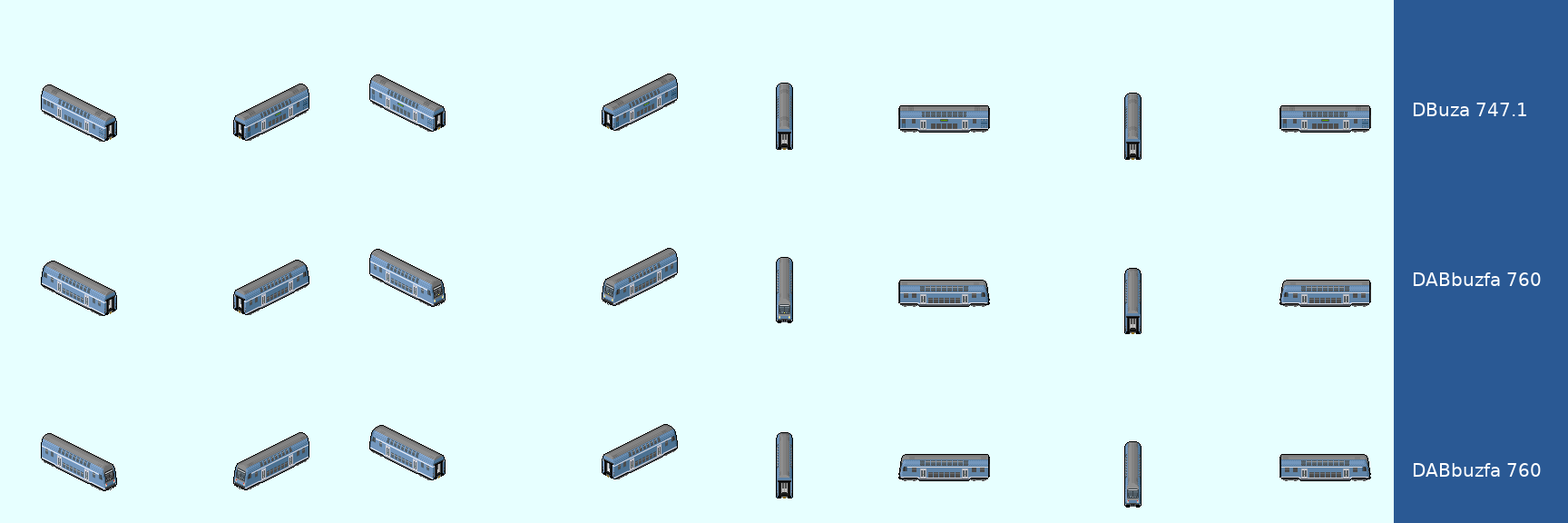
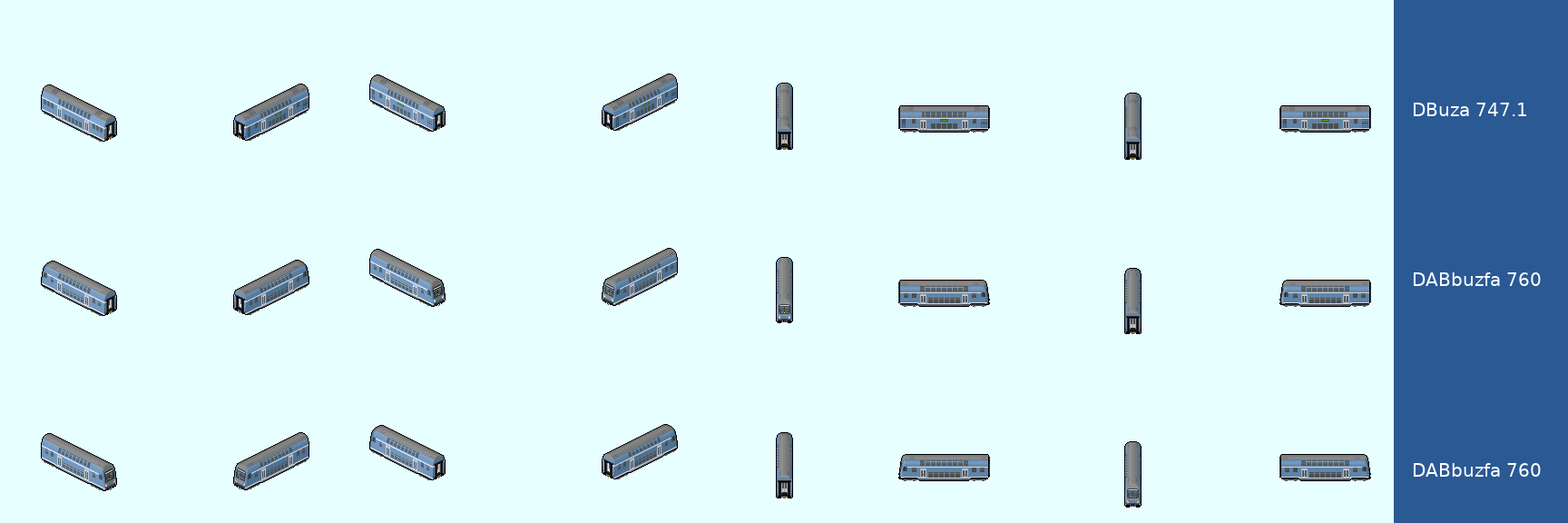
Layer changes from the first w=1568, h=523 image to the second:
painted on "Scarf #3" over [58, 99, 107, 139]
